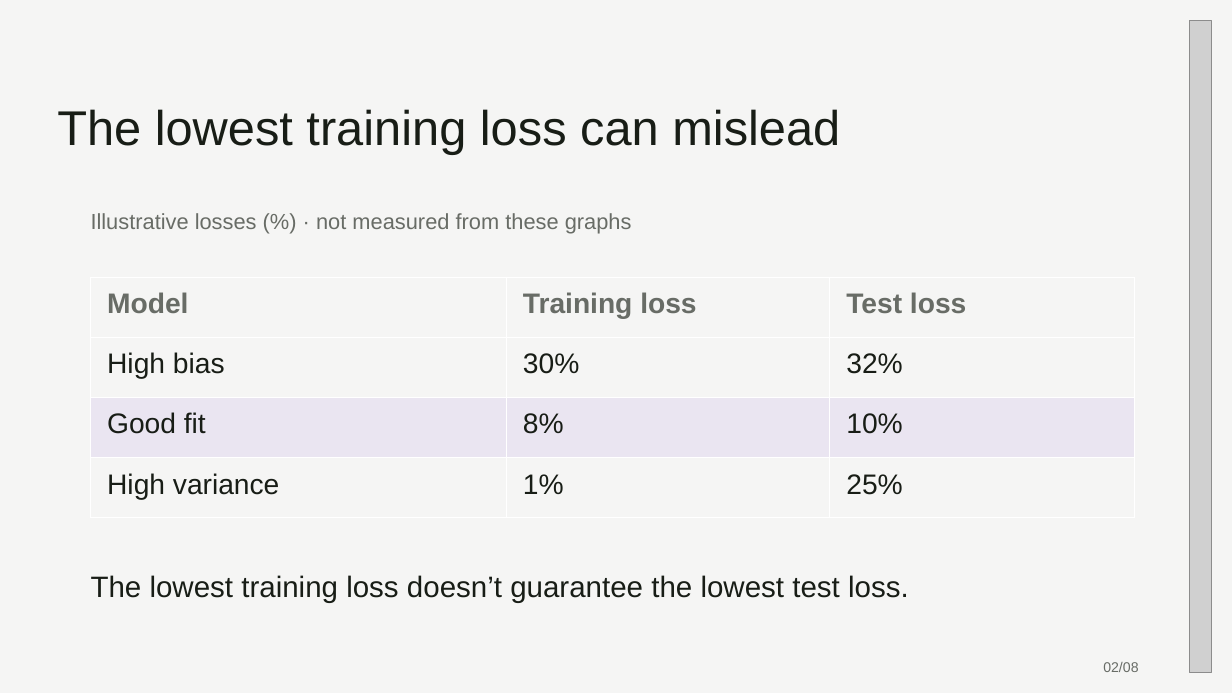
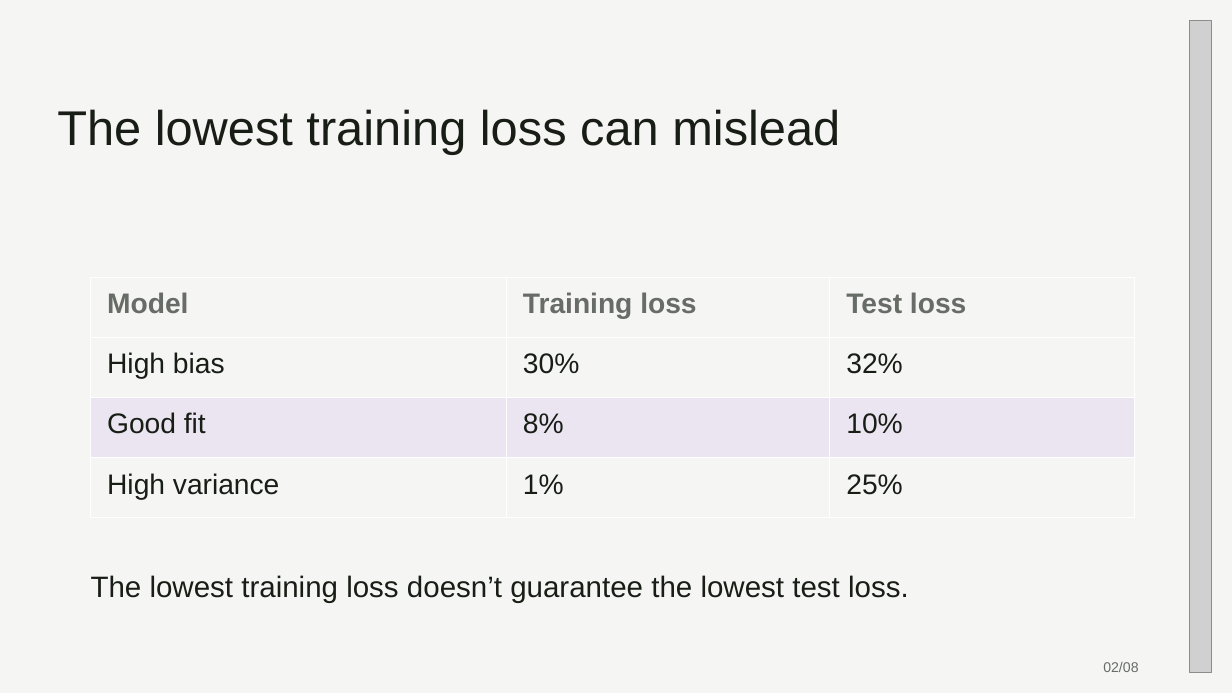
Before and after one commit to 0xABAN/classes, a slide deck: slide 2 of cmpsc-448/presentation/bias-variance-tradeoff.pptx. Drawn at 1232x693 pixels with LibreOffice and Linux fonts; fonts in the diff are those of the drawing; grey boxes stand for pictures. Boxes give left, top, right and bottom in pixels: in the first picture for what was removed or moved away, otherwise in the second. Text is boxed around its words. In the diff, an @@ line names an element or a change of style, - is before the commit and + after.

Commit message:
docs(cmpsc-448): remove loss slide subtitle

```diff
--- a/cmpsc-448/presentation/bias-variance-tradeoff.pptx
+++ b/cmpsc-448/presentation/bias-variance-tradeoff.pptx
@@ text removed at [91, 213, 632, 234] @@
-Illustrative losses (%) · not measured from these graphs
```
Also in this commit, not shown: 2 other files.
